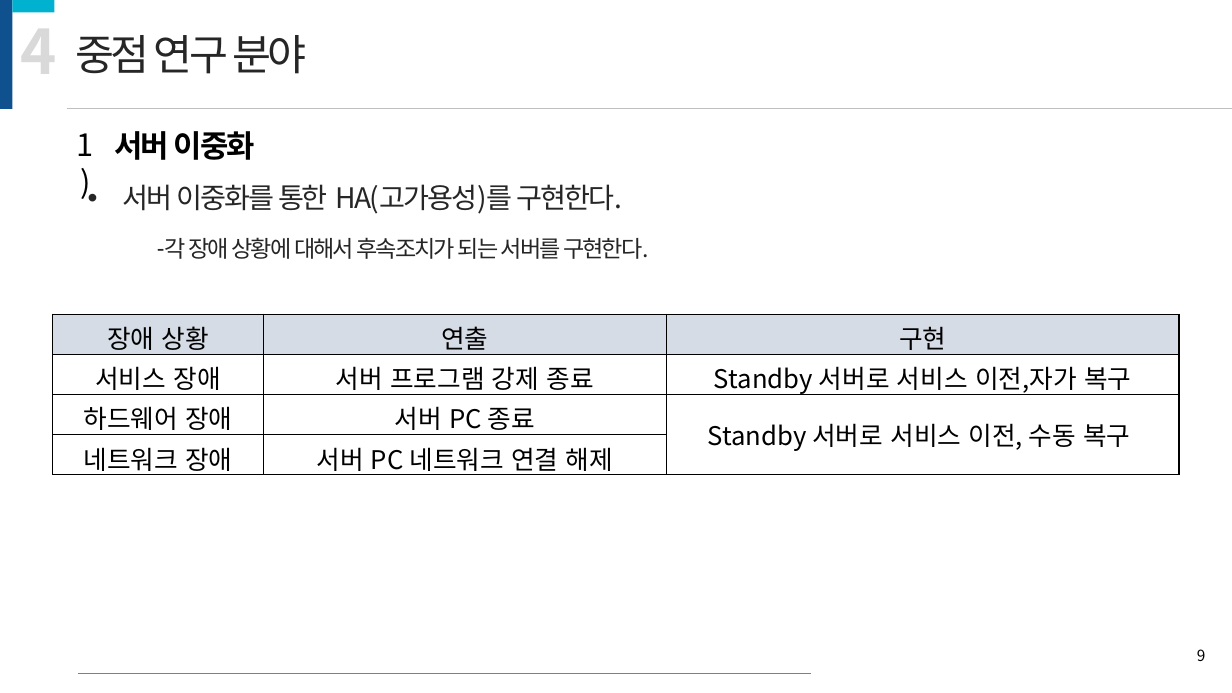
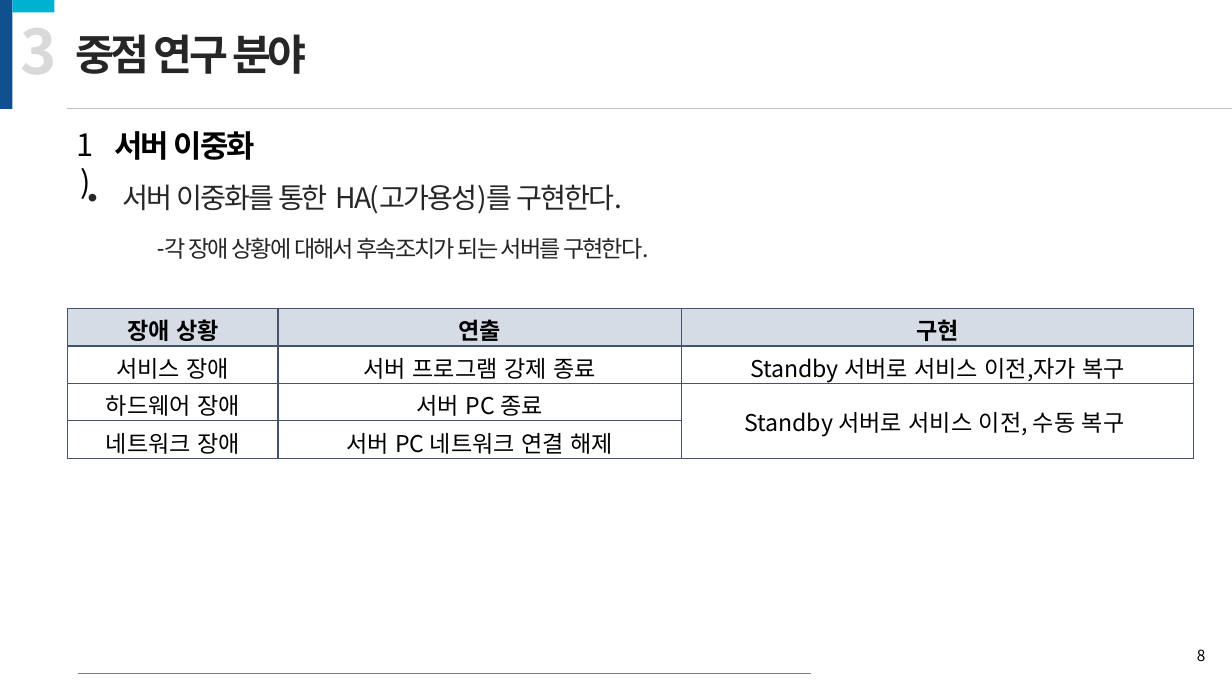
Before and after one commit to kiption/XD, a slide deck: slide 8 of 졸작_기획/[수정][제안서] Revenger_김승환_허재성_이세철.pptx (slide 9 before the commit). Drawn at 1232x693 pixels with LibreOffice and Linux fonts; fonts in the diff are those of the drawing. Boxes give left, top, right and bottom in pixels: in the first picture for what was removed or moved away, otherwise in the second. Text is boxed around its words. In the diff, an @@ line names an element or a change of style, - is before the commit and + after.

```diff
--- a/졸작_기획/[수정][제안서] Revenger_김승환_허재성_이세철.pptx
+++ b/졸작_기획/[수정][제안서] Revenger_김승환_허재성_이세철.pptx
@@ text "중점 연구 분야" at <box>76,34,306,74</box>: bold on @@
@@ table at <box>67,309,1194,458</box> @@
@@ size 20 to 18 pt @@
@@ bold on in "장애 상황", "연출", "구현" @@
@@ borders changed @@
@@ table: place and size @@
-table at <box>53,314,1179,479</box>
+table at <box>67,309,1194,458</box>
@@ page number at <box>1197,649,1206,661</box>: text changed @@
-9
+8
```
Also in this commit, not shown: 14 other slides changed, 1 slide removed.
